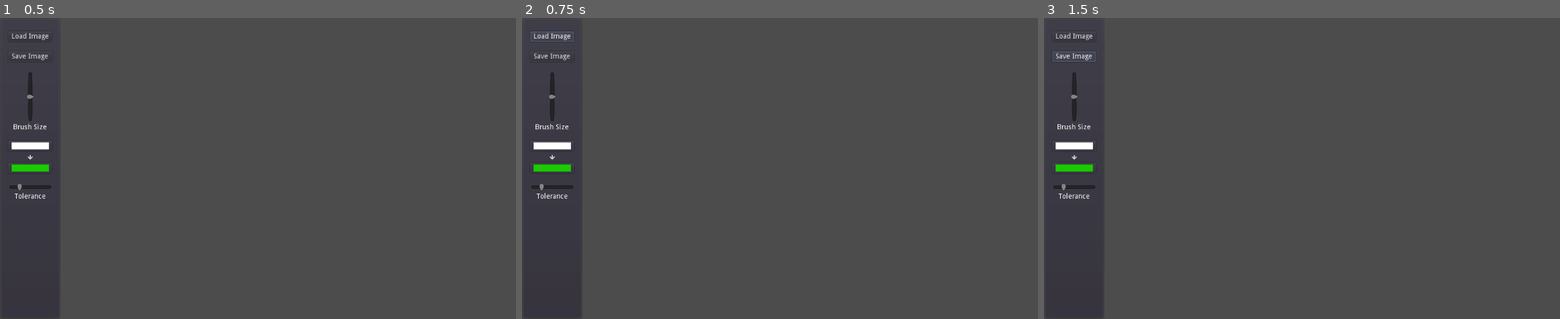
Above: before the commit, frames 1-3 (left to right).
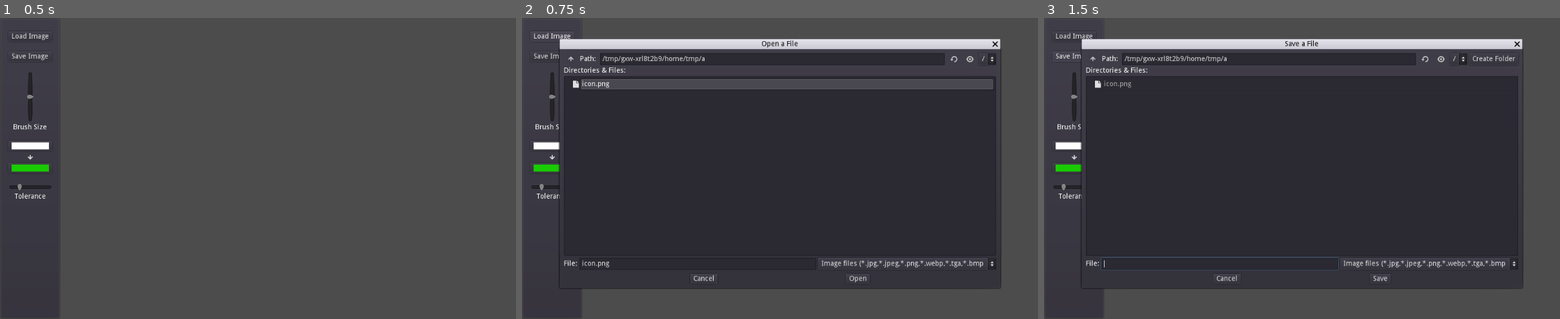
Above: after the commit, the same moments.

Repository: andrew-wilkes/color-replacement-brush
Game: Godot game, scene res://Main.tscn
Two runs of this game, one before a commit and one after it. Both use one fixed random seed, a clock stepped at 60 frames per second and the inputs below.
Inputs:
- Up to frame 1 (0.5 s): no input
- Up to frame 2 (0.75 s): click "Load Image" at 0.5 s
- Up to frame 3 (1.5 s): click "Save Image" at 1.25 s

Frame 1 is identical in both runs. In frame 2, 59% of the frame differs, in the area x 1-93%, y 4-90%; in frame 3, 62%, in the area x 1-93%, y 6-90%.

Commit message:
Add file IO logic

Diff:
--- a/src/Main.gd
+++ b/src/Main.gd
@@ -1,5 +1,60 @@
 extends HBoxContainer
+
+enum { SAVING, LOADING }
+
+onready var file_dialog: FileDialog = $c/FileDialog
+
+var settings
+var file_mode
+
+func _init():
+	settings = Settings.new()
+	settings = settings.load_data()
 
 
 func _ready():
 	pass
+
+
+func _on_LoadImage_pressed():
+	file_mode = LOADING
+	file_dialog.mode = FileDialog.MODE_OPEN_FILE
+	file_dialog.current_dir = settings.load_dir
+	file_dialog.current_path = ""
+	file_dialog.current_file = ""
+	file_dialog.popup_centered()
+
+
+func _on_SaveImage_pressed():
+	file_mode = SAVING
+	file_dialog.mode = FileDialog.MODE_SAVE_FILE
+	file_dialog.current_dir = settings.save_dir
+	file_dialog.current_path = ""
+	file_dialog.current_file = ""
+	file_dialog.popup_centered()
+
+
+func _on_FileDialog_file_selected(path):
+	match file_mode:
+		LOADING:
+			settings.load_dir = path.get_base_dir()
+		SAVING:
+			settings.save_dir = path.get_base_dir()
+	print(path)
+
+
+func _unhandled_input(event):
+	if event is InputEventKey:
+		if event.pressed and event.scancode == KEY_ESCAPE:
+			save_and_quit()
+
+
+# Handle shutdown of App
+func _notification(what):
+	if what == MainLoop.NOTIFICATION_WM_QUIT_REQUEST:
+		save_and_quit()
+
+
+func save_and_quit():
+	settings.save_data()
+	get_tree().quit()
--- a/src/Main.tscn
+++ b/src/Main.tscn
@@ -117,7 +117,11 @@
 [node name="c" type="CanvasLayer" parent="."]
 
 [node name="FileDialog" type="FileDialog" parent="c"]
-margin_right = 315.0
-margin_bottom = 130.0
+margin_right = 874.0
+margin_bottom = 476.0
 access = 2
 filters = PoolStringArray( "*.jpg,*.jpeg,*.png,*.webp,*.tga,*.bmp ; Image files" )
+
+[connection signal="pressed" from="Panel/M/VB/LoadImage" to="." method="_on_LoadImage_pressed"]
+[connection signal="pressed" from="Panel/M/VB/SaveImage" to="." method="_on_SaveImage_pressed"]
+[connection signal="file_selected" from="c/FileDialog" to="." method="_on_FileDialog_file_selected"]
--- a/src/project.godot
+++ b/src/project.godot
@@ -7,6 +7,16 @@
 ;   param=value ; assign values to parameters
 
 config_version=4
+
+_global_script_classes=[ {
+"base": "Resource",
+"class": "Settings",
+"language": "GDScript",
+"path": "res://settings.gd"
+} ]
+_global_script_class_icons={
+"Settings": ""
+}
 
 [application]
 
--- /dev/null
+++ b/src/settings.gd
@@ -0,0 +1,24 @@
+extends Resource
+
+class_name Settings
+
+const FILENAME = "user://settings.res"
+
+export var load_dir = ""
+export var save_dir = ""
+export var tolerance = 0.0
+export var brush_size = 16
+export var target_color = Color.white
+export var replacement_color = Color.green
+
+func save_data():
+	var _e = ResourceSaver.save(FILENAME, self)
+
+
+func load_data():
+	if ResourceLoader.exists(FILENAME):
+		return ResourceLoader.load(FILENAME)
+	else:
+		load_dir = OS.get_system_dir(OS.SYSTEM_DIR_DOCUMENTS)
+		save_dir = load_dir
+		return self
